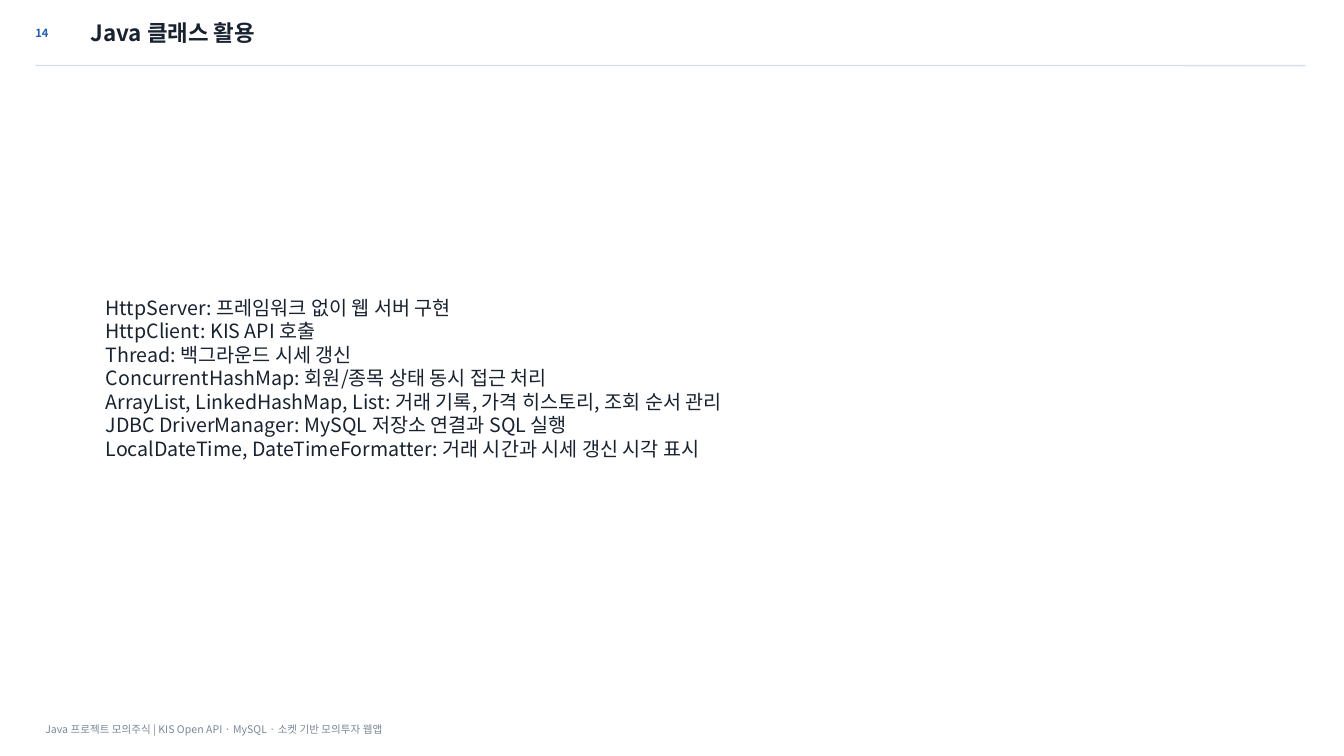
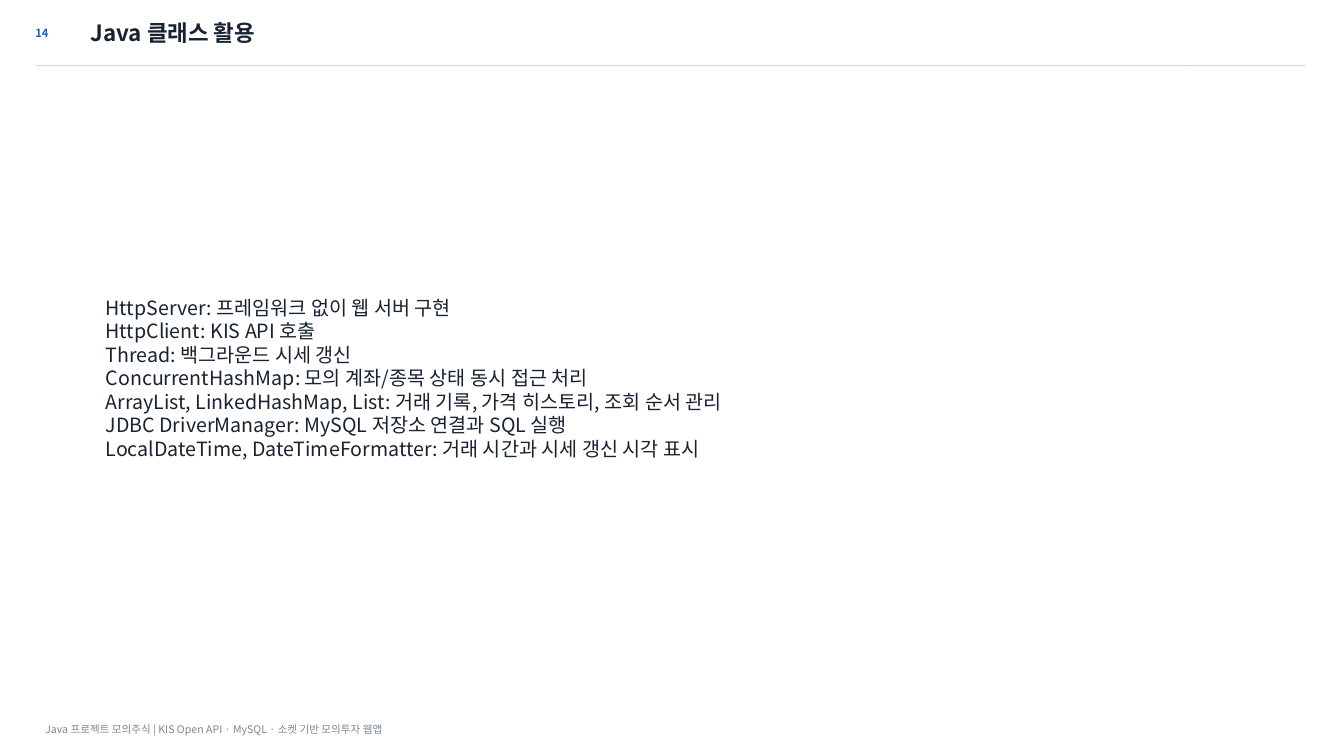
Before and after one commit to osangmin51-spec/javaproject, a slide deck: slide 14 of deliverables/Java_모의주식투자_발표자료_최종정합본.pptx. Drawn at 1344x756 pixels with LibreOffice and Linux fonts; fonts in the diff are those of the drawing. Boxes give left, top, right and bottom in pixels: in the first picture for what was removed or moved away, otherwise in the second. Text is boxed around its words. In the diff, an @@ line names an element or a change of style, - is before the commit and + after.

```diff
--- a/deliverables/Java_모의주식투자_발표자료_최종정합본.pptx
+++ b/deliverables/Java_모의주식투자_발표자료_최종정합본.pptx
@@ text at (106,368,588,390): text changed @@
-ConcurrentHashMap: 회원/종목 상태 동시 접근 처리
+ConcurrentHashMap: 모의 계좌/종목 상태 동시 접근 처리
```
Also in this commit, not shown: 2 other slides changed, 8 other files.
